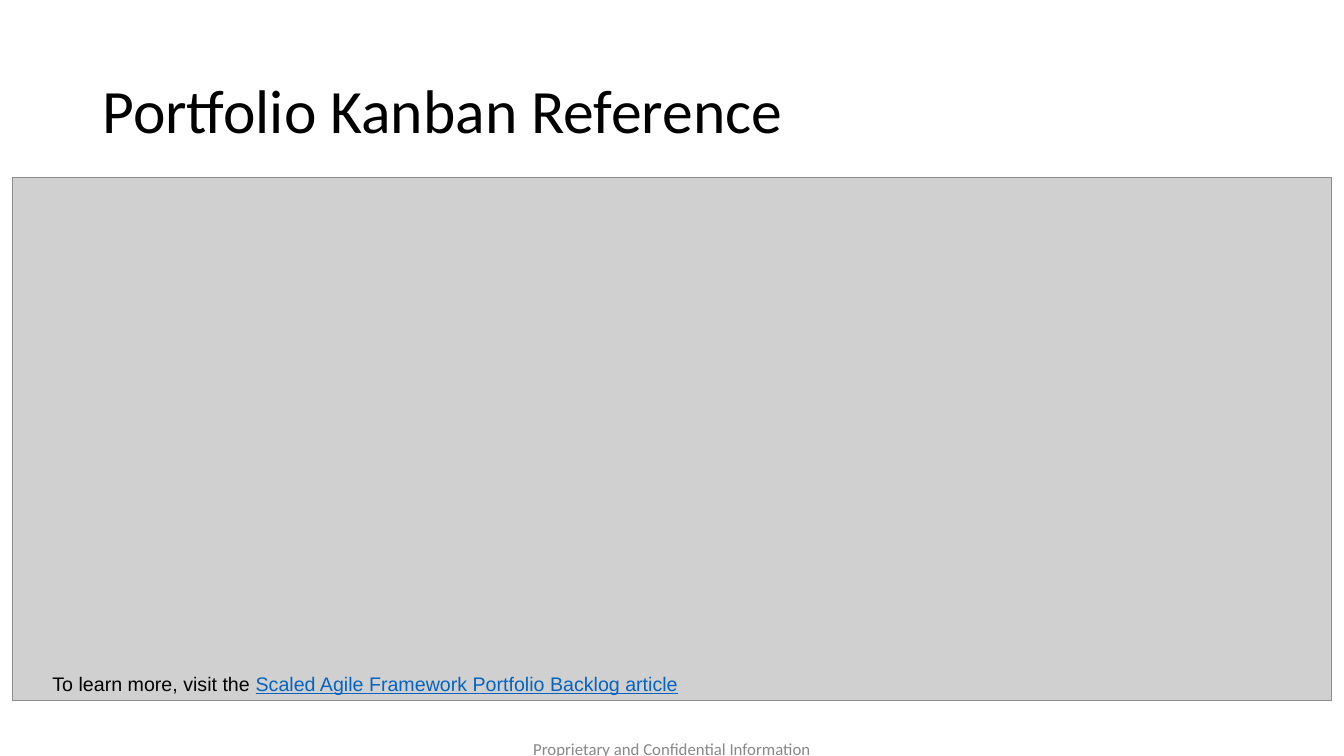
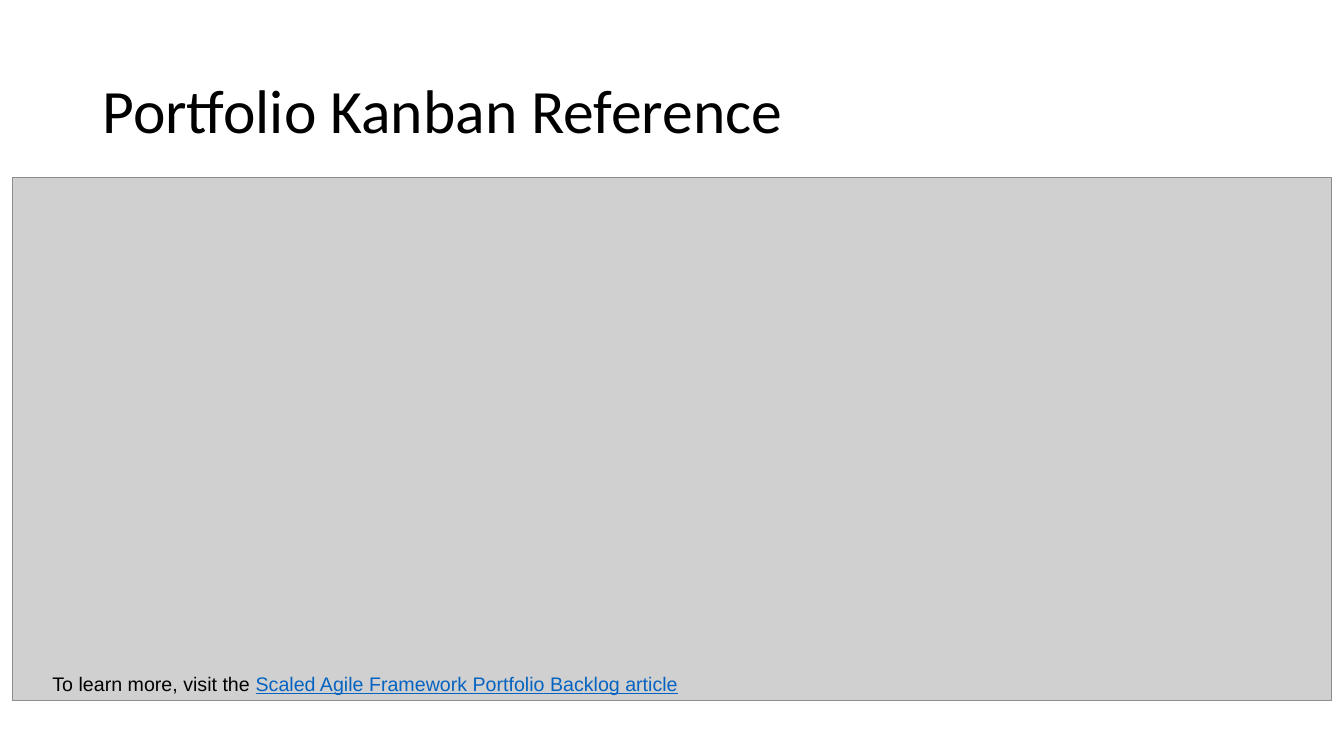
Before and after one commit to AccelRR8-Consortium-NonProfit/Management-Public, a slide deck: slide 9 of docs/2_Value_Creation/2a_Product/2a_Product_Management_Plan.pptx. Drawn at 1344x756 pixels with LibreOffice and Linux fonts; fonts in the diff are those of the drawing; grey boxes stand for pictures; background and template pictures are left out. Boxes give left, top, right and bottom in pixels: in the first picture for what was removed or moved away, otherwise in the second. Text is boxed around its words. In the diff, an @@ line names an element or a change of style, - is before the commit and + after.

```diff
--- a/docs/2_Value_Creation/2a_Product/2a_Product_Management_Plan.pptx
+++ b/docs/2_Value_Creation/2a_Product/2a_Product_Management_Plan.pptx
@@ text removed at (533,743,811,756) @@
-Proprietary and Confidential Information
```
Also in this commit, not shown: 4 other slides changed, 15 other files.
